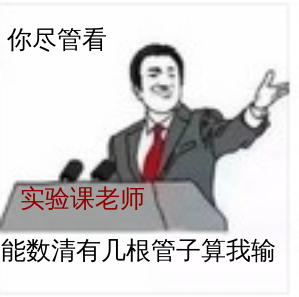
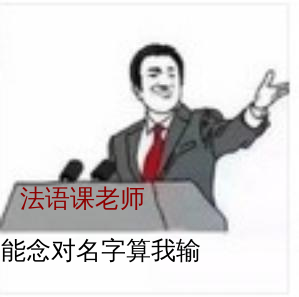
The second 299 x 297 image is a revision of the first. Changes to its layers:
renamed "能数清有几根管子算我输" to "能念对名字算我输", painted on it over left=26, top=237, right=275, bottom=263
renamed "你尽管看" to (unnamed layer), painted on it over left=7, top=27, right=106, bottom=52
renamed "实验课老师" to "法语课老师", painted on it over left=20, top=186, right=70, bottom=211
